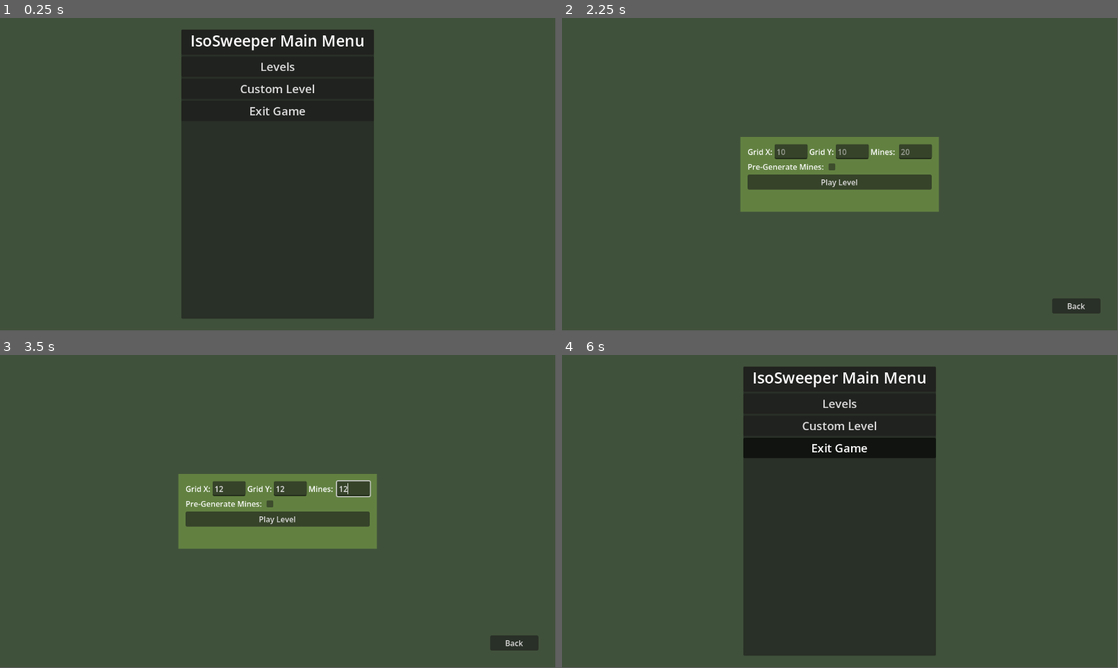
Above: before the commit, frames 1-4 (two rows, left to right).
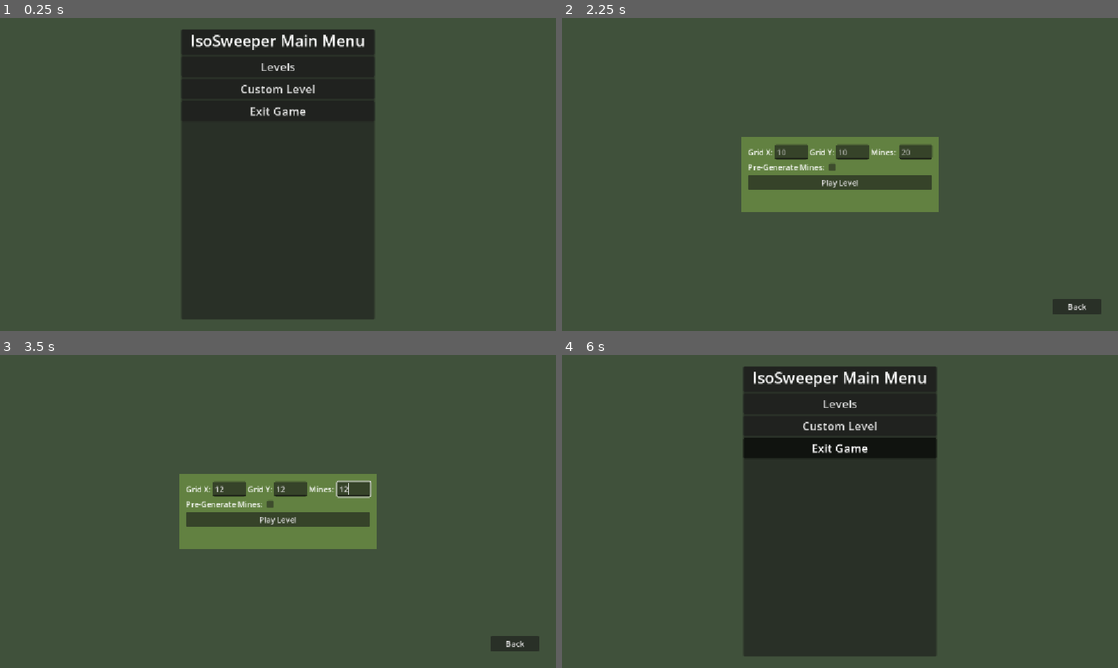
Above: after the commit, the same moments.

Repository: jaFriend/Isosweeper
Game: Godot game, scene res://scenes/main_menu.tscn
The game is run twice, just before and just after one commit, with the same random seed, the same clock (stepped at 60 frames per second) and the same inputs.
Inputs (mouse positions are in pixels of both pictures, inside the frame that each line leads up to):
- Up to frame 1 (0.25 s): no input
- Up to frame 2 (2.25 s): click "Levels" at 0.5 s; click "Back" at 1.25 s; click "Custom Level" at 2 s
- Up to frame 3 (3.5 s): click (227, 489) at 2.77 s; type "12" at 2.85 s; click (289, 489) at 3 s; type "12" at 3.08 s; click (355, 489) at 3.23 s; type "12" at 3.32 s
- Up to frame 4 (6 s): click "Back" at 3.5 s; tap Enter at 4.25, 5.75 s; move the mouse to (962, 495) at 4.27 s; hold D (movement_right) 4.28-5.03 s; right-click (962, 495) at 4.35 s; click (962, 495) at 4.42 s; tap Space (movement_jump) at 4.52, 5, 5.27 s; move the mouse to (728, 527) at 5.02 s; hold S (movement_backwards) 5.03-5.78 s; click (728, 527) at 5.1 s; move the mouse to (895, 442) at 5.77 s; hold D (movement_right) from 5.78 s (still down); tap V (movement_freefly) at 5.85 s; click (895, 442) at 5.92 s
In our replay, the window is 799x449 before the commit and 800x450 after it. These sizes can differ from the game's own. Grey fills any space a smaller window leaves; there, only what the larger window draws over its background counts as a difference.

The runs differ from the first frame. In frame 1, 0.9% of the frame differs, in the area x 32-68%, y 4-97%; in frame 2, 0.7%; in frame 3, 0.8%; in frame 4, 0.9%.

Commit message:
Added timing to tile reveals

Diff:
--- a/assets/tiles.tres
+++ b/assets/tiles.tres
@@ -18,13 +18,11 @@
 [sub_resource type="ImageTexture" id="ImageTexture_ms3jd"]
 image = SubResource("Image_mhtvl")
 
-[sub_resource type="BoxShape3D" id="BoxShape3D_0n8vj"]
-
-[sub_resource type="StandardMaterial3D" id="StandardMaterial3D_j8k5k"]
+[sub_resource type="StandardMaterial3D" id="StandardMaterial3D_00b1f"]
 albedo_color = Color(0.58383155, 0.58383155, 0.58383155, 1)
 
 [sub_resource type="BoxMesh" id="BoxMesh_x1i2l"]
-material = SubResource("StandardMaterial3D_j8k5k")
+material = SubResource("StandardMaterial3D_00b1f")
 
 [sub_resource type="Image" id="Image_8y8ej"]
 data = {
@@ -43,7 +41,7 @@
 item/0/mesh = SubResource("BoxMesh_mhtvl")
 item/0/mesh_transform = Transform3D(1, 0, 0, 0, 1, 0, 0, 0, 1, 0, 0, 0)
 item/0/mesh_cast_shadow = 1
-item/0/shapes = [SubResource("BoxShape3D_0n8vj"), Transform3D(1, 0, 0, 0, 1, 0, 0, 0, 1, 0, 0, 0)]
+item/0/shapes = []
 item/0/navigation_mesh_transform = Transform3D(1, 0, 0, 0, 1, 0, 0, 0, 1, 0, 0, 0)
 item/0/navigation_layers = 1
 item/0/preview = SubResource("ImageTexture_ms3jd")
@@ -51,7 +49,7 @@
 item/1/mesh = SubResource("BoxMesh_x1i2l")
 item/1/mesh_transform = Transform3D(1, 0, 0, 0, 1, 0, 0, 0, 1, 0, 0, 0)
 item/1/mesh_cast_shadow = 1
-item/1/shapes = [SubResource("BoxShape3D_0n8vj"), Transform3D(1, 0, 0, 0, 1, 0, 0, 0, 1, 0, 0, 0)]
+item/1/shapes = []
 item/1/navigation_mesh_transform = Transform3D(1, 0, 0, 0, 1, 0, 0, 0, 1, 0, 0, 0)
 item/1/navigation_layers = 1
 item/1/preview = SubResource("ImageTexture_u6fay")
--- a/project.godot
+++ b/project.godot
@@ -20,6 +20,11 @@
 LevelManager="*uid://cmxwvvfqa78t1"
 SceneManager="*uid://befeu70kx1py8"
 SaveManager="*uid://dokl02esu1ayo"
+
+[display]
+
+window/stretch/mode="canvas_items"
+window/stretch/aspect="keep_height"
 
 [global_group]
 
--- /dev/null
+++ b/scenes/blank_panel.tscn
@@ -0,0 +1,12 @@
+[gd_scene format=3 uid="uid://myqtia7wpy5x"]
+
+[sub_resource type="StyleBoxFlat" id="StyleBoxFlat_v48nd"]
+bg_color = Color(0.2509804, 0.31764707, 0.23137255, 1)
+
+[node name="BlankPanel" type="Panel" unique_id=1015470702]
+anchors_preset = 15
+anchor_right = 1.0
+anchor_bottom = 1.0
+grow_horizontal = 2
+grow_vertical = 2
+theme_override_styles/panel = SubResource("StyleBoxFlat_v48nd")
--- a/scenes/level.tscn
+++ b/scenes/level.tscn
@@ -36,6 +36,8 @@
 border_width_bottom = 3
 border_color = Color(0.34901962, 0.34901962, 0.34901962, 1)
 
+[sub_resource type="BoxShape3D" id="BoxShape3D_2r41h"]
+
 [node name="Level" type="Node3D" unique_id=1223777596]
 script = ExtResource("1_w7c3h")
 
@@ -47,7 +49,7 @@
 shadow_enabled = true
 
 [node name="ProtoController" parent="." unique_id=1334512796 instance=ExtResource("2_w8frs")]
-transform = Transform3D(1, 0, 0, 0, 1, 0, 0, 0, 1, 1.4540521, 0.44144678, 1.889411)
+transform = Transform3D(1, 0, 0, 0, 1, 0, 0, 0, 1, -0.39070785, 0.44144678, 0.29740405)
 can_sprint = true
 can_freefly = true
 
@@ -159,7 +161,7 @@
 visible = false
 
 [node name="NumbersGridMap" type="GridMap" parent="." unique_id=237946052]
-transform = Transform3D(2, 0, 0, 0, 2, 0, 0, 0, 2, 0, -0.45, 0)
+transform = Transform3D(2, 0, 0, 0, 2, 0, 0, 0, 2, 0, -0.5, 0)
 mesh_library = ExtResource("4_mx8sn")
 cell_size = Vector3(1, 1, 1)
 
@@ -168,10 +170,14 @@
 mesh_library = ExtResource("5_ppgk2")
 cell_size = Vector3(1, 1, 1)
 collision_layer = 3
-data = {
-"cells": PackedInt32Array(0, 65535, 786432)
-}
 
 [node name="FlagsGridMap" type="GridMap" parent="." unique_id=2102483366]
 transform = Transform3D(1, 0, 0, 0, 1, 0, 0, 0, 1, 0, -0.5, 0)
 mesh_library = ExtResource("6_2r41h")
+
+[node name="TilesBody" type="StaticBody3D" parent="." unique_id=991038612]
+collision_layer = 3
+
+[node name="TilesCollision" type="CollisionShape3D" parent="TilesBody" unique_id=267098020]
+transform = Transform3D(1, 0, 0, 0, 1, 0, 0, 0, 1, 2, 0, 2)
+shape = SubResource("BoxShape3D_2r41h")
--- a/scenes/tile.tscn
+++ /dev/null
@@ -1,39 +0,0 @@
-[gd_scene format=3 uid="uid://bdnoxe1w4e8j7"]
-
-[ext_resource type="Script" uid="uid://j6hgdc8jnjim" path="res://scripts/tile.gd" id="1_3dk36"]
-
-[sub_resource type="StandardMaterial3D" id="StandardMaterial3D_ywnoi"]
-albedo_color = Color(0.735357, 0.735357, 0.735357, 1)
-
-[sub_resource type="BoxMesh" id="BoxMesh_uiyn6"]
-material = SubResource("StandardMaterial3D_ywnoi")
-
-[sub_resource type="StandardMaterial3D" id="StandardMaterial3D_j8k5k"]
-albedo_color = Color(0.58383155, 0.58383155, 0.58383155, 1)
-
-[sub_resource type="BoxMesh" id="BoxMesh_w8vld"]
-material = SubResource("StandardMaterial3D_j8k5k")
-
-[sub_resource type="StandardMaterial3D" id="StandardMaterial3D_3dk36"]
-albedo_color = Color(0.9063318, 0.58383155, 0.58383155, 1)
-
-[sub_resource type="BoxShape3D" id="BoxShape3D_uiyn6"]
-
-[node name="Tile" type="StaticBody3D" unique_id=1747647835]
-collision_layer = 3
-script = ExtResource("1_3dk36")
-
-[node name="Block" type="MeshInstance3D" parent="." unique_id=1959711744]
-mesh = SubResource("BoxMesh_uiyn6")
-
-[node name="Block_revealed" type="MeshInstance3D" parent="." unique_id=836441178]
-visible = false
-mesh = SubResource("BoxMesh_w8vld")
-
-[node name="Block_flagged" type="MeshInstance3D" parent="." unique_id=169742832]
-visible = false
-mesh = SubResource("BoxMesh_w8vld")
-surface_material_override/0 = SubResource("StandardMaterial3D_3dk36")
-
-[node name="Block_col" type="CollisionShape3D" parent="." unique_id=2101654264]
-shape = SubResource("BoxShape3D_uiyn6")
--- a/scenes/tile_mesh_library.tscn
+++ b/scenes/tile_mesh_library.tscn
@@ -5,8 +5,6 @@
 
 [sub_resource type="BoxMesh" id="BoxMesh_0n8vj"]
 material = SubResource("StandardMaterial3D_0n8vj")
-
-[sub_resource type="BoxShape3D" id="BoxShape3D_0n8vj"]
 
 [sub_resource type="StandardMaterial3D" id="StandardMaterial3D_00b1f"]
 albedo_color = Color(0.58383155, 0.58383155, 0.58383155, 1)
@@ -19,16 +17,6 @@
 [node name="Block" type="MeshInstance3D" parent="." unique_id=59381845]
 mesh = SubResource("BoxMesh_0n8vj")
 
-[node name="StaticBody3D" type="StaticBody3D" parent="Block" unique_id=668938673]
-
-[node name="CollisionShape3D" type="CollisionShape3D" parent="Block/StaticBody3D" unique_id=192795839]
-shape = SubResource("BoxShape3D_0n8vj")
-
 [node name="Block_revealed" type="MeshInstance3D" parent="." unique_id=338560913]
 transform = Transform3D(1, 0, 0, 0, 1, 0, 0, 0, 1, 1, 0, 0)
 mesh = SubResource("BoxMesh_00b1f")
-
-[node name="StaticBody3D" type="StaticBody3D" parent="Block_revealed" unique_id=160088752]
-
-[node name="CollisionShape3D" type="CollisionShape3D" parent="Block_revealed/StaticBody3D" unique_id=329948592]
-shape = SubResource("BoxShape3D_0n8vj")
--- a/scripts/custom_level.gd
+++ b/scripts/custom_level.gd
@@ -25,7 +25,6 @@
 		invalid_size.visible = true
 		return
 
-
 	var level_info: LevelInfo = LevelInfo.new()
 	level_info.x = x
 	level_info.y = y
--- a/scripts/level.gd
+++ b/scripts/level.gd
@@ -3,6 +3,7 @@
 @onready var numbers_grid_map: GridMap = $NumbersGridMap
 @onready var tiles_grid_map: GridMap = $TilesGridMap
 @onready var flags_grid_map: GridMap = $FlagsGridMap
+@onready var tiles_collision: CollisionShape3D = $TilesBody/TilesCollision
 @onready var mines_label: Label = $LevelUI/PanelContainer/MarginContainer/HBoxContainer/Mines
 @onready var mines_left_label: Label = $LevelUI/PanelContainer/MarginContainer/HBoxContainer/MinesLeft
 @onready var tiles_left_label: Label = $LevelUI/PanelContainer/MarginContainer/HBoxContainer/TilesLeft
@@ -18,7 +19,6 @@
 var pre_generate: bool = false
 var time_started: int
 
-@export var tile_scene: PackedScene = preload("res://scenes/tile.tscn")
 var grid_level: Grid
 
 var cells_shown: int
@@ -66,13 +66,14 @@
 
 func _generate_3d_grid() -> void:
 	tiles_grid_map.cell_scale *= 0.98
+	tiles_collision.shape.size = Vector3(self.width * 2, 2, self.height * 2)
 	for x in range(self.width):
 		for y in range(self.height):
 			tiles_grid_map.set_cell_item(Vector3i(x - self.width / 2 + 1, 0, y - self.height / 2 + 1), self.tile_hidden, 0)
 
 func _mine_grid(pos: Vector2i):
 	var grid_pos: Vector2i = Vector2i(pos.x + self.width / 2 - 1, pos.y + self.height / 2 - 1)
-	grid_level.mine(grid_pos)
+	grid_level.mine(grid_pos, get_tree())
 
 func _flag_grid(pos: Vector2i):
 	var grid_pos: Vector2i = Vector2i(pos.x + self.width / 2 - 1, pos.y + self.height / 2 - 1)
@@ -103,17 +104,19 @@
 
 	if cells_shown == cells_left:
 		var time: int = (Time.get_ticks_msec() - time_started) / 1000
-		LevelManager.win(time)
-		GameEvents.is_mouse_captured.emit(false)
-		var victory_label: Node = get_node("./Victory")
-		victory_label.visible = true
-
-		await get_tree().create_timer(2.0).timeout
-		_exit_game()
+		self._on_win(time)
 
 func _process(delta: float) -> void:
 	if Input.is_action_just_pressed("pause_button"):
 		self.pause_menu_state = not self.pause_menu_state
+
+func _on_win(time :int) -> void:
+	LevelManager.win(time)
+	GameEvents.is_mouse_captured.emit(false)
+	var victory_label: Node = get_node("./Victory")
+	victory_label.visible = true
+	await get_tree().create_timer(2.0).timeout
+	_exit_game()
 
 func _on_defeat() -> void:
 	LevelManager.lose()
@@ -125,9 +128,9 @@
 
 func _exit_game() -> void:
 	if LevelManager.idx == -1:
-		SceneManager.transition("res://scenes/custom_level.tscn")
+		SceneManager.transition_deferred("res://scenes/custom_level.tscn")
 	else:
-		SceneManager.transition("res://scenes/level_menu.tscn")
+		SceneManager.transition_deferred("res://scenes/level_menu.tscn")
 
 func _resume_game() -> void:
 	self.pause_menu_state = false
--- a/scripts/mine_grid.gd
+++ b/scripts/mine_grid.gd
@@ -86,7 +86,7 @@
 	cell.toggle_flagged()
 	flag_cell.emit(pos, cell.flagged())
 
-func mine(pos: Vector2i) -> void:
+func mine(pos: Vector2i, tree: SceneTree) -> void:
 	var first_cell: Cell = _get_cell_in_bounds(pos)
 	if not first_cell or first_cell.flagged() or first_cell.mined():
 		return
@@ -94,22 +94,33 @@
 		game_over.emit()
 		return
 
-	var cell_queue: Array[Vector2i] = [pos]
-	while !cell_queue.is_empty():
-		var cell_pos: Vector2i = cell_queue.pop_front()
-		var cell: Cell = _get_cell_in_bounds(cell_pos)
-		if not cell or cell.mined() or cell.flagged():
-			continue
+	var visited = {}
+	var current_layer: Array[Vector2i] = [pos]
+	visited[pos] = true
 
-		cell.mine()
-		if self.late_generation:
-			self.late_generation = false
-			_generate_mines()
+	while !current_layer.is_empty():
+		if not is_instance_valid(tree):
+			return
+		var next_layer: Array[Vector2i] = []
 
-		if cell.mines == 0:
-			for adjacent_index in ADJACENT_INDEXES:
-				var adj_cell: Cell = _get_cell_in_bounds(cell_pos + adjacent_index)
-				if adj_cell and not adj_cell.is_mine() and not adj_cell.is_revealed:
-					cell_queue.push_back(cell_pos + adjacent_index)
+		for cell_pos in current_layer:
+			var cell: Cell = _get_cell_in_bounds(cell_pos)
+			if not cell or cell.mined() or cell.flagged():
+				continue
 
-		reveal_cell.emit(cell_pos)
+			cell.mine()
+			if self.late_generation:
+				self.late_generation = false
+				_generate_mines()
+			reveal_cell.emit(cell_pos)
+			if cell.mines == 0:
+				for adjacent_index in ADJACENT_INDEXES:
+					var adj_pos: Vector2i = cell_pos + adjacent_index
+					var adj_cell: Cell = _get_cell_in_bounds(adj_pos)
+					if adj_cell and not adj_cell.is_mine() and not adj_cell.is_revealed and not visited.has(adj_cell):
+						next_layer.push_back(adj_pos)
+						visited[adj_pos] = true
+		current_layer = next_layer
+
+		if !current_layer.is_empty():
+			await tree.create_timer(0.1).timeout
--- a/scripts/scene_manager.gd
+++ b/scripts/scene_manager.gd
@@ -1,4 +1,21 @@
 extends Node
+
+const BLANK_SCREEN: PackedScene = preload("res://scenes/blank_panel.tscn")
+var _blank_instance: Control
+
+func _ready() -> void:
+	var canvas = CanvasLayer.new()
+	canvas.layer = 128
+	add_child(canvas)
+	_blank_instance = BLANK_SCREEN.instantiate()
+	_blank_instance.visible = false
+	canvas.add_child(_blank_instance)
 
 func transition(filename: String) -> void:
 	get_tree().change_scene_to_file(filename)
+	await get_tree().process_frame
+	_blank_instance.visible = false
+
+func transition_deferred(filename: String) -> void:
+	_blank_instance.visible = true
+	self.call_deferred("transition", filename)
--- a/scripts/tile.gd
+++ /dev/null
@@ -1,41 +0,0 @@
-extends Node
-
-enum TileState { HIDDEN, REVEALED, EXPLODED, FLAGGED }
-var state: TileState = TileState.HIDDEN:
-	set(value):
-		state = value
-		_update_visual()
-
-@onready var block: Node = get_node("Block")
-@onready var block_revealed: Node = get_node("Block_revealed")
-@onready var block_flagged: Node = get_node("Block_flagged")
-
-var grid_coords: Vector2i
-
-func setup(coords: Vector2i):
-	grid_coords = coords
-
-func get_tile_coordinates() -> Vector2i:
-	return grid_coords
-
-func _update_visual() -> void:
-	match state:
-		TileState.REVEALED:
-			self.block_revealed.visible = true
-			self.block.visible = false
-
-		TileState.FLAGGED:
-			self.block_flagged.visible = true
-			self.block.visible = false
-		TileState.HIDDEN:
-			self.block.visible = true
-			self.block_flagged.visible = false
-
-func _flag(flag: bool) -> void:
-	if flag:
-		self.state = TileState.FLAGGED
-	else:
-		self.state = TileState.HIDDEN
-
-func _reveal() -> void:
-	self.state = TileState.REVEALED
Not shown, changed: addons/proto_controller/proto_controller.gd
Not shown: 1 places in assets/tiles.tres that only renumber resources
Not shown, removed: scripts/tile.gd.uid
